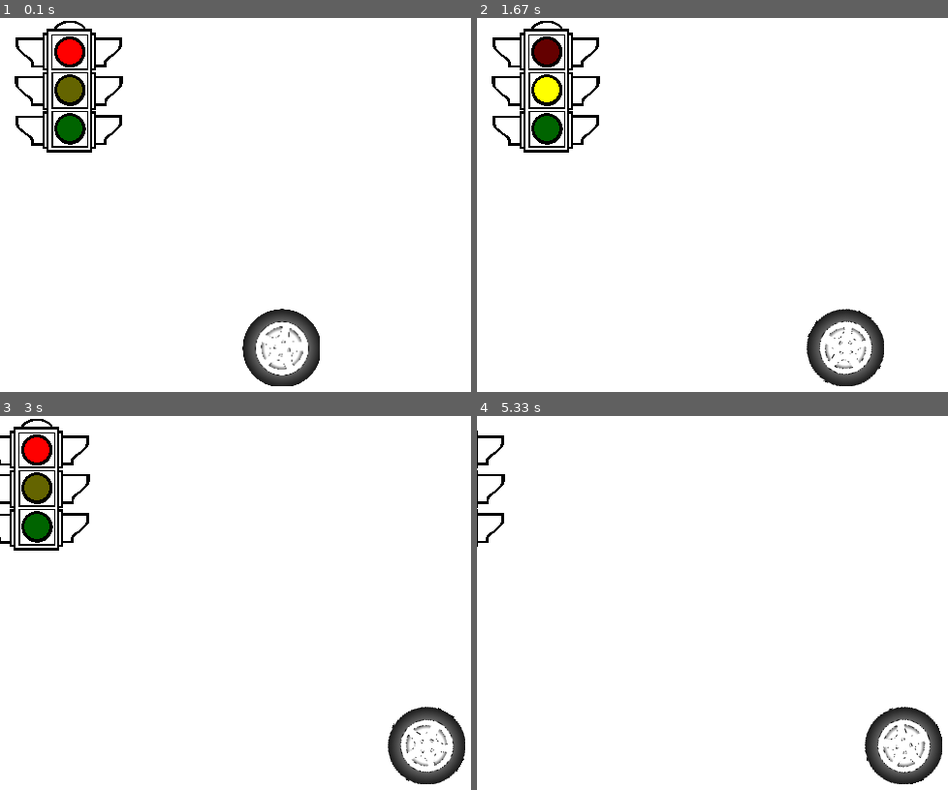
Above: before the commit, frames 1-4 (two rows, left to right).
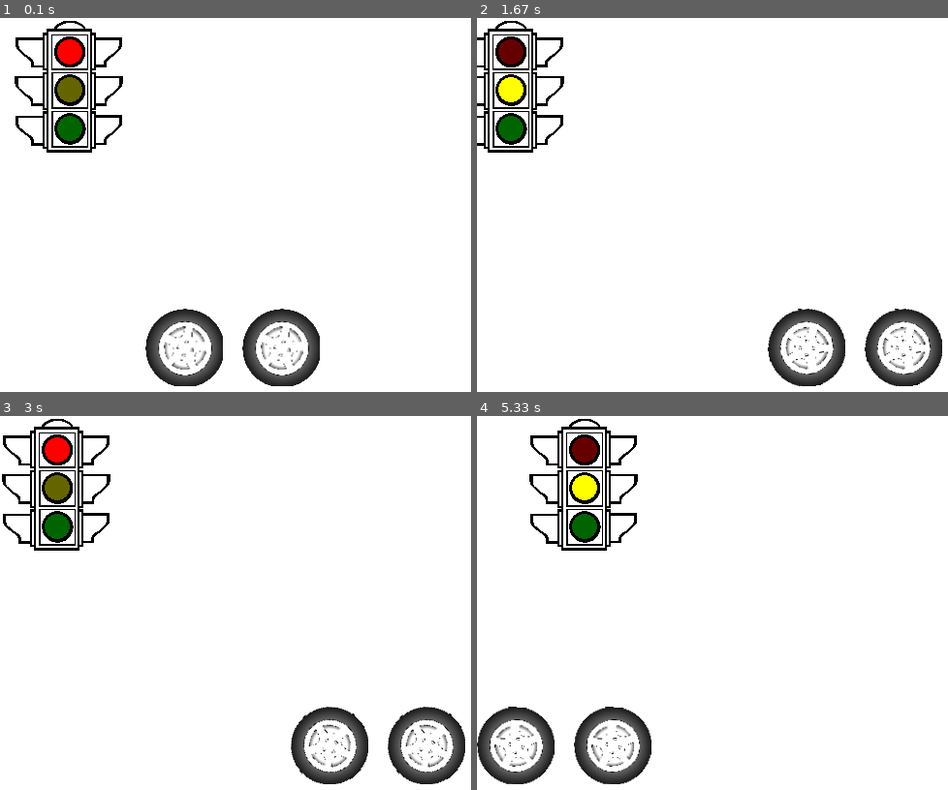
Above: after the commit, the same moments.

Repository: fin-github/Pygame_Shtuff
Game: pygame game, started from animated_picture.py
Same seed, same stepped clock (60 frames per second), same inputs: the game is played once before the commit and once after it. The source is Python 2; it was converted automatically to run under Python 3.
Inputs:
- Up to frame 1 (0.1 s): no input
- Up to frame 2 (1.67 s): tap Space at 0.33 s; hold Right 0.67-1.13 s; hold Up 1.17-1.47 s
- Up to frame 3 (3 s): hold Down 2.57-2.87 s; hold Left from 2.9 s (still down)
- Up to frame 4 (5.33 s): release Left at 3.3 s; hold Up 3.33-3.7 s; hold Right 3.73-4.37 s; hold Down 4.4-4.77 s; hold Left 4.8-5.27 s; hold Right from 5.3 s (still down)

The runs differ from the first frame. In frame 1, 1.8% of the frame differs, in the area x 30-48%, y 77-99%; in frame 2, 8.8%, in the area x 0-99%, y 0-99%; in frame 3, 6.1%; in frame 4, 8.7%.

Commit message:
Added Second Wheel And Friction
ALMOST TO ADDING A CAR!!

Diff:
--- a/animated_picture.py
+++ b/animated_picture.py
@@ -9,9 +9,19 @@
 DOWN = 1
 UP = 2
 current_light = 0
+current_acc = 0
 current_x = 0
 current_theta = 0
 current_vel = 0
+
+acc = 0
+ACC_INCREASE = 1
+ACC_DECREASE = -1
+
+vel_lim = 5
+acc_lim = 1
+friction_acc = .1
+acc_step = .03
 
 WHITE = (255, 255, 255)
 BLACK = (0, 0, 0)
@@ -51,7 +61,7 @@
     global current_x
     global traffic_light
     move_by = get_move_by()
-    DISPLAYSURF.fill(WHITE)
+    #DISPLAYSURF.fill(WHITE)
     DISPLAYSURF.blit(traffic_light, (0 - move_by,0))
     pygame.draw.rect(DISPLAYSURF, WHITE, (108 - move_by, 136, 32, 7))
     change_light(NO_CHANGE)
@@ -64,20 +74,23 @@
         move_by = current_x + 50
     else:
         move_by = 0
-    return move_by
+    return int(move_by)
 
 def draw_wheel():
     global current_x
     global current_theta
     wheel = pygame.image.load("Wheel.png")
     wheel = pygame.transform.scale(wheel, (80, 80))
-    wheel = rot_center(wheel, current_theta)
+    wheel = rot_center(wheel, -1*current_theta)
     if(current_x > 50):
         DISPLAYSURF.blit(wheel, (400, 300))
+        DISPLAYSURF.blit(wheel, (300, 300))
     elif(current_x < -50):
         DISPLAYSURF.blit(wheel, (100, 300))
+        DISPLAYSURF.blit(wheel, (0, 300))
     else:
-        DISPLAYSURF.blit(wheel, (250 + (current_x*3), 300))
+        DISPLAYSURF.blit(wheel, (int(250 + (current_x*3)), 300))
+        DISPLAYSURF.blit(wheel, (int(150 + (current_x*3)), 300))
 
 def rot_center(image, angle):
     """rotate an image while keeping its center and size"""
@@ -87,6 +100,11 @@
     rot_rect.center = rot_image.get_rect().center
     rot_image = rot_image.subsurface(rot_rect).copy()
     return rot_image
+
+def draw_background():
+    global current_x
+    DISPLAYSURF.fill(WHITE)
+    #This will do more once we have an image or something to put in the back
 
 while True: # main game loop
     for event in pygame.event.get():
@@ -100,15 +118,36 @@
             elif(key_map[K_LEFT]):
                 change_light(UP)
             elif(key_map[K_DOWN]):
-                current_vel -= 1
+                acc = ACC_INCREASE
             elif(key_map[K_UP]):
-                current_vel += 1
+                acc = ACC_DECREASE
             elif(key_map[K_SPACE]):
                 draw_lights([True, True, True])
         elif(event.type == MOUSEBUTTONDOWN):
             print pygame.mouse.get_pos()
+        elif(event.type == KEYUP):
+            key_map = pygame.key.get_pressed()
+            if(not key_map[K_DOWN]) or (not key_map[K_UP]):
+                acc = NO_CHANGE
+    if(acc == ACC_INCREASE):
+        if (current_acc >= -acc_lim):
+            current_acc -= acc_step
+    elif(acc == ACC_DECREASE):
+        if (current_acc <= acc_lim):
+            current_acc += acc_step
+    elif(acc == NO_CHANGE):
+        if (current_vel > acc_step):
+            current_acc = -friction_acc
+        elif (current_vel < -acc_step):
+            current_acc = friction_acc
+        else:
+            current_acc = 0
+            current_vel = 0
+    if((int(current_vel) >= vel_lim) and (current_acc < 0)) or ((int(current_vel) <= -vel_lim) and (current_acc > 0)) or (int(current_vel) in range(-vel_lim, vel_lim)):
+        current_vel += current_acc
     current_x += current_vel
     current_theta += (current_vel * 5)
+    draw_background()
     draw_light_holder()
     draw_wheel()
     pygame.display.update()
